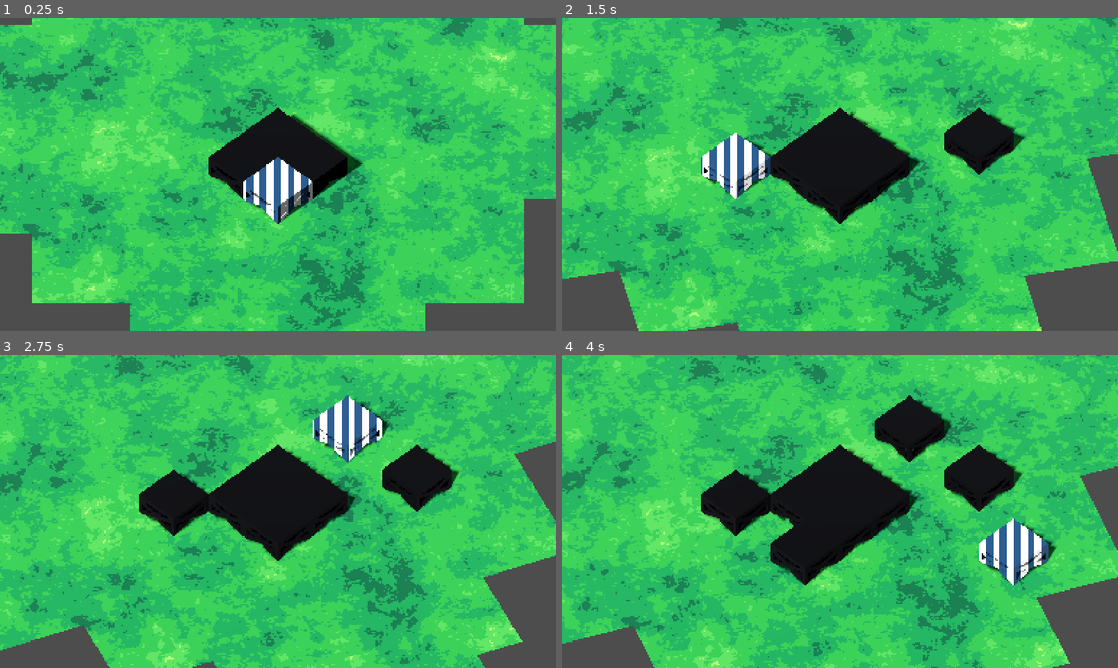
Above: before the commit, frames 1-4 (two rows, left to right).
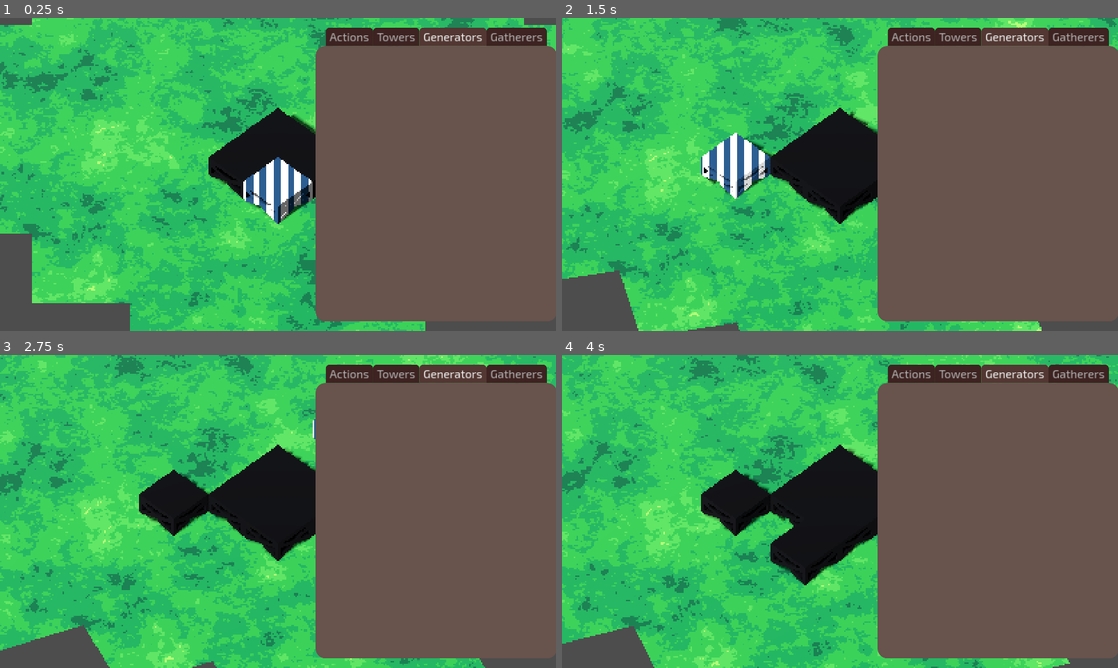
Above: after the commit, the same moments.

Repository: GamemakerPixel/cs315-project-3
Game: Godot game, scene res://scenes/maps/test_map.tscn
Two runs of this game, one before a commit and one after it. Both use one fixed random seed, a clock stepped at 60 frames per second and the inputs below. The project has no main scene, so this scene is started directly.
Inputs (mouse positions are in pixels of both pictures, inside the frame that each line leads up to):
- Up to frame 1 (0.25 s): no input
- Up to frame 2 (1.5 s): move the mouse to (962, 158) at 0.52 s; press the mouse at (962, 158) at 0.53 s; hold D (turn_right) 0.53-1.28 s; move the mouse to (728, 190) at 1.27 s; release the mouse at (728, 190) at 1.28 s; hold S (backward) from 1.28 s (still down); click (728, 190) at 1.35 s
- Up to frame 3 (2.75 s): move the mouse to (333, 442) at 2.02 s; release S (backward) at 2.03 s; press the mouse at (333, 442) at 2.03 s; hold D (turn_right) from 2.03 s (still down)
- Up to frame 4 (4 s): move the mouse to (812, 574) at 2.77 s; release D (turn_right) at 2.78 s; release the mouse at (812, 574) at 2.78 s; hold W (forward) 2.78-3.53 s; click (812, 574) at 2.85 s; move the mouse to (1006, 558) at 3.52 s; press the mouse at (1006, 558) at 3.53 s; hold A (turn_left) from 3.53 s (still down)

The runs differ from the first frame. In frame 1, 40% of the frame differs, in the area x 56-100%, y 3-97%; in frame 2, 40%; in frame 3, 40%; in frame 4, 40%.

Commit message:
Add tabs to UI

Diff:
--- a/resources/themes/game_ui.tres
+++ b/resources/themes/game_ui.tres
@@ -71,6 +71,38 @@
 
 [sub_resource type="StyleBoxFlat" id="StyleBoxFlat_o41t0"]
 bg_color = Color(0.407843, 0.32549, 0.301961, 1)
+corner_radius_top_left = 20
+corner_radius_top_right = 20
+corner_radius_bottom_right = 20
+corner_radius_bottom_left = 20
+
+[sub_resource type="StyleBoxFlat" id="StyleBoxFlat_qmtml"]
+bg_color = Color(0.407843, 0.32549, 0.301961, 1)
+corner_radius_top_left = 20
+corner_radius_top_right = 20
+corner_radius_bottom_right = 20
+corner_radius_bottom_left = 20
+
+[sub_resource type="StyleBoxFlat" id="StyleBoxFlat_oic4j"]
+content_margin_left = 8.0
+content_margin_right = 8.0
+bg_color = Color(0.32, 0.216, 0.1952, 1)
+corner_radius_top_left = 8
+corner_radius_top_right = 8
+
+[sub_resource type="StyleBoxFlat" id="StyleBoxFlat_gnd4m"]
+content_margin_left = 8.0
+content_margin_right = 8.0
+bg_color = Color(0.32, 0.216, 0.1952, 1)
+corner_radius_top_left = 8
+corner_radius_top_right = 8
+
+[sub_resource type="StyleBoxFlat" id="StyleBoxFlat_qhrql"]
+content_margin_left = 8.0
+content_margin_right = 8.0
+bg_color = Color(0.24, 0.13696, 0.1296, 1)
+corner_radius_top_left = 8
+corner_radius_top_right = 8
 
 [resource]
 default_font = ExtResource("1_xo7q5")
@@ -80,4 +112,12 @@
 Button/styles/hover = SubResource("StyleBoxFlat_ur5r6")
 Button/styles/normal = SubResource("StyleBoxFlat_2af1l")
 Button/styles/pressed = SubResource("StyleBoxFlat_lf34n")
+MarginContainer/constants/margin_bottom = 20
+MarginContainer/constants/margin_left = 20
+MarginContainer/constants/margin_right = 20
+MarginContainer/constants/margin_top = 20
 Panel/styles/panel = SubResource("StyleBoxFlat_o41t0")
+TabContainer/styles/panel = SubResource("StyleBoxFlat_qmtml")
+TabContainer/styles/tab_hovered = SubResource("StyleBoxFlat_oic4j")
+TabContainer/styles/tab_selected = SubResource("StyleBoxFlat_gnd4m")
+TabContainer/styles/tab_unselected = SubResource("StyleBoxFlat_qhrql")
--- a/scenes/maps/test_map.tscn
+++ b/scenes/maps/test_map.tscn
@@ -1,8 +1,9 @@
-[gd_scene load_steps=8 format=3 uid="uid://dbjlbpahvspjn"]
+[gd_scene load_steps=9 format=3 uid="uid://dbjlbpahvspjn"]
 
 [ext_resource type="PackedScene" uid="uid://boqwelsica5mm" path="res://scenes/vehicle/vehicle.tscn" id="1_1cqi1"]
 [ext_resource type="Script" path="res://scenes/maps/map.gd" id="1_ln4o5"]
 [ext_resource type="Material" uid="uid://de5358rmw3ona" path="res://resources/materials/grass.tres" id="2_xu7iy"]
+[ext_resource type="PackedScene" uid="uid://bnavhwlfl3mdu" path="res://scenes/ui/ui.tscn" id="4_81nr2"]
 
 [sub_resource type="PlaneMesh" id="PlaneMesh_16qya"]
 material = ExtResource("2_xu7iy")
@@ -59,3 +60,5 @@
 
 [node name="WorldEnvironment" type="WorldEnvironment" parent="SubViewport"]
 environment = SubResource("Environment_caes1")
+
+[node name="UI" parent="." instance=ExtResource("4_81nr2")]
--- a/scenes/ui/ui.tscn
+++ b/scenes/ui/ui.tscn
@@ -1,4 +1,6 @@
-[gd_scene format=3 uid="uid://bnavhwlfl3mdu"]
+[gd_scene load_steps=2 format=3 uid="uid://bnavhwlfl3mdu"]
+
+[ext_resource type="Theme" uid="uid://cgdlk7toi888" path="res://resources/themes/game_ui.tres" id="1_f2ttj"]
 
 [node name="UI" type="CanvasLayer"]
 
@@ -6,5 +8,36 @@
 anchors_preset = 15
 anchor_right = 1.0
 anchor_bottom = 1.0
+offset_left = 656.0
 grow_horizontal = 2
 grow_vertical = 2
+theme = ExtResource("1_f2ttj")
+
+[node name="HBox" type="HBoxContainer" parent="Margin"]
+layout_mode = 2
+alignment = 2
+
+[node name="Buildings" type="TabContainer" parent="Margin/HBox"]
+custom_minimum_size = Vector2(500, 0)
+layout_mode = 2
+tab_alignment = 1
+current_tab = 2
+
+[node name="Actions" type="MarginContainer" parent="Margin/HBox/Buildings"]
+visible = false
+layout_mode = 2
+metadata/_tab_index = 0
+
+[node name="Towers" type="MarginContainer" parent="Margin/HBox/Buildings"]
+visible = false
+layout_mode = 2
+metadata/_tab_index = 1
+
+[node name="Generators" type="MarginContainer" parent="Margin/HBox/Buildings"]
+layout_mode = 2
+metadata/_tab_index = 2
+
+[node name="Gatherers" type="MarginContainer" parent="Margin/HBox/Buildings"]
+visible = false
+layout_mode = 2
+metadata/_tab_index = 3
Not shown: 1 places in resources/themes/game_ui.tres that only renumber resources
